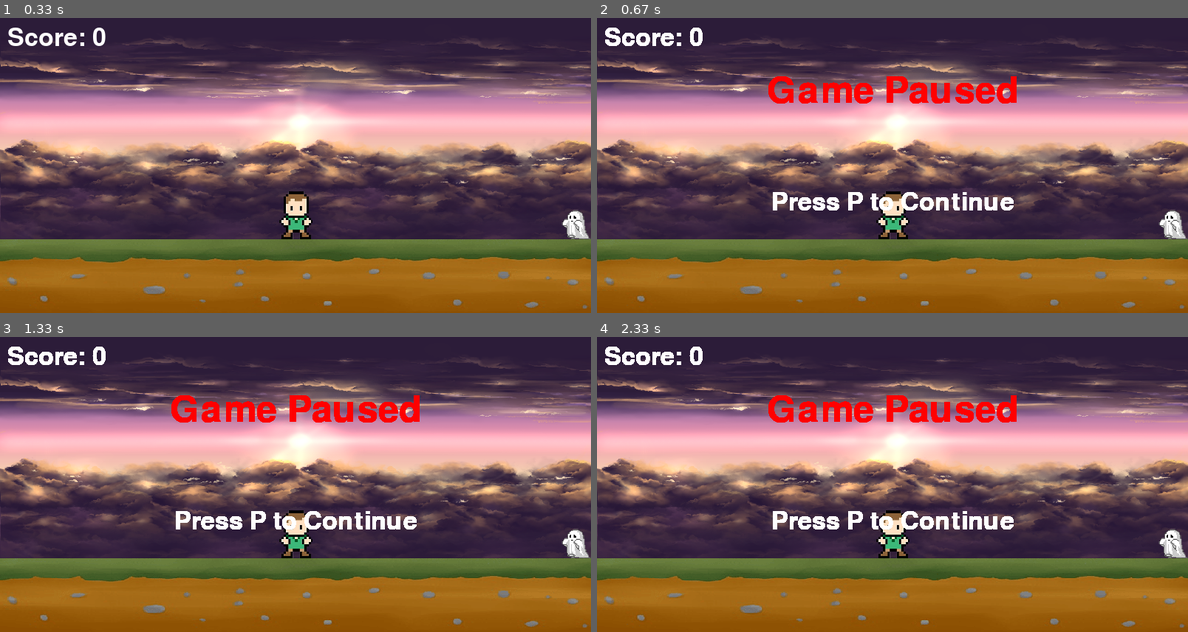
Above: before the commit, frames 1-4 (two rows, left to right).
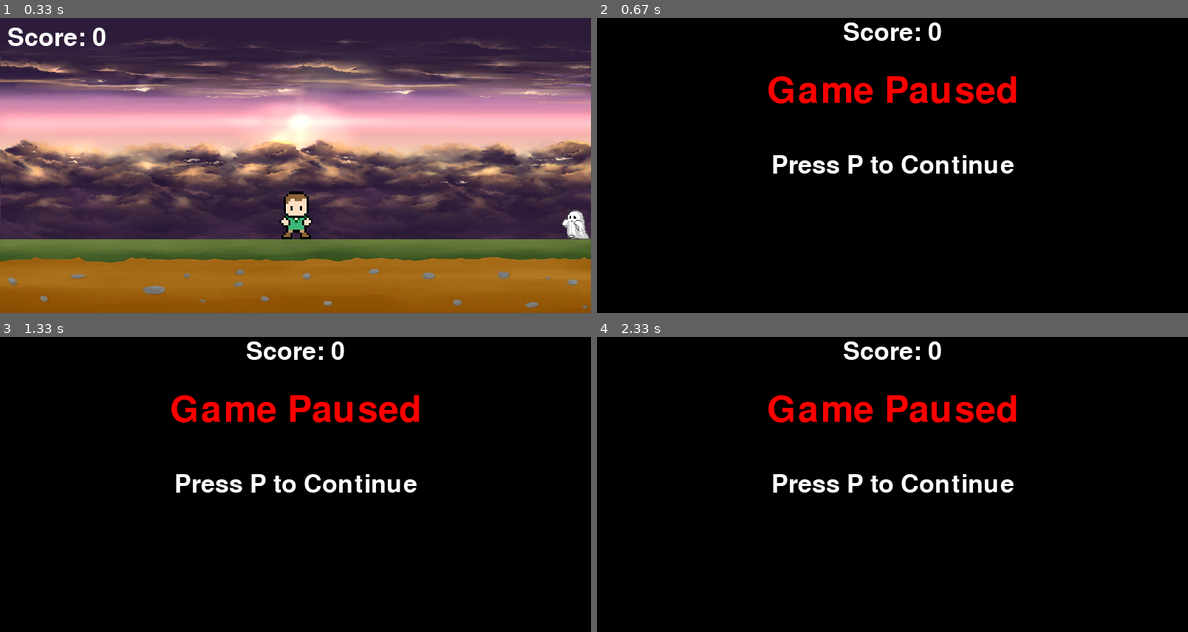
Above: after the commit, the same moments.

Repository: bao333dz/first_game
Game: pygame game, started from pygame/visual.py
The game is run twice, just before and just after one commit, with the same random seed, the same clock (stepped at 60 frames per second) and the same inputs.
Inputs (mouse positions are in pixels of both pictures, inside the frame that each line leads up to):
- Up to frame 1 (0.33 s): no input
- Up to frame 2 (0.67 s): hold P from 0.33 s (still down); hold Up from 0.33 s (still down); move the mouse to (868, 177) at 0.37 s
- Up to frame 3 (1.33 s): release P at 0.8 s; release Up at 0.8 s
- Up to frame 4 (2.33 s): no input

Frame 1 is identical in both runs. In frame 2, 98% of the frame differs, in the area x 0-100%, y 0-100%; in frame 3, 98%; in frame 4, 98%.

Commit message:
Refine shooting mechanic description and adjust pause/game over screen layout

Diff:
--- a/pygame/visual.py
+++ b/pygame/visual.py
@@ -55,21 +55,23 @@
                 game_active = True
                 ghost_rect.x = 830
                 player_rect.midbottom = ground_rect.midtop
+                score = 0
             if event.key == pygame.K_p:
                 pause = not pause
 
     if pause:
+        screen.fill("Black")
         # Draw pause screen
         game_over_text = game_over_font.render("Game Paused", True, "Red")
         game_over_rect = game_over_text.get_rect(center=(400, 100))
         screen.blit(game_over_text, game_over_rect)
 
         restart_text = restart_font.render("Press P to Continue", True, "White")
-        restart_rect = restart_text.get_rect(center=(400, 250))
+        restart_rect = restart_text.get_rect(center=(400, 200))
         screen.blit(restart_text, restart_rect)
 
         score_text = score_font.render(f"Score: {score}", True, "White")
-        score_rect = score_text.get_rect(topleft=(10, 10))
+        score_rect = score_text.get_rect(center=(400, 20))
         screen.blit(score_text, score_rect)
 
     elif game_active:
@@ -82,7 +84,8 @@
 
         #If run out of screen, teleport back
         ghost_rect.left -= 1
-        if ghost_rect.left < -80: ghost_rect.left = 780
+        if ghost_rect.left < -80:
+            ghost_rect.left = 780
 
         #Display the regular surface on the display surface
         screen.blit(ground, ground_rect)
@@ -94,7 +97,12 @@
         #Player
         player_gravity += 1
         player_rect.y += player_gravity
-        if player_rect.bottom >= 300: player_rect.bottom = 300
+        if player_rect.bottom >= 300:
+            player_rect.bottom = 300
+        if player_rect.left <= 0:
+            player_rect.left = 1
+        if player_rect.right >= 800:
+            player_rect.right = 799
         screen.blit(player, player_rect)
 
         #This is to get the mouse postition and drawn the line and imediately erase it
@@ -116,18 +124,20 @@
         score_rect = score_text.get_rect(topleft=(10, 10))
         screen.blit(score_text, score_rect)
     else:
+        screen.fill("Black")
         # Draw game over screen
         game_over_text = game_over_font.render("Game Over", True, "Red")
         game_over_rect = game_over_text.get_rect(center=(400, 100))
         screen.blit(game_over_text, game_over_rect)
 
         restart_text = restart_font.render("Press R to Restart", True, "White")
-        restart_rect = restart_text.get_rect(center=(400, 250))
+        restart_rect = restart_text.get_rect(center=(400, 200))
         screen.blit(restart_text, restart_rect)
 
         score_text = score_font.render(f"Score: {score}", True, "White")
-        score_rect = score_text.get_rect(topleft=(10, 10))
+        score_rect = score_text.get_rect(center=(400, 20))
         screen.blit(score_text, score_rect)
+
 
 
     #Update stuff to the screen
Not shown, changed: README.md
